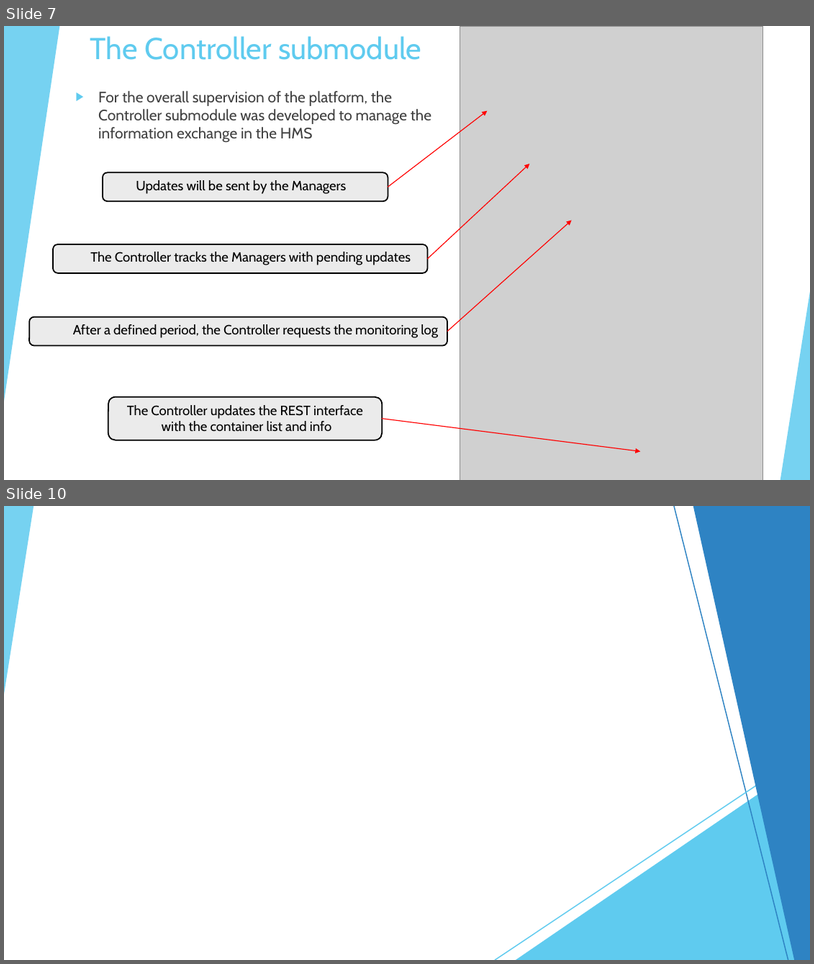
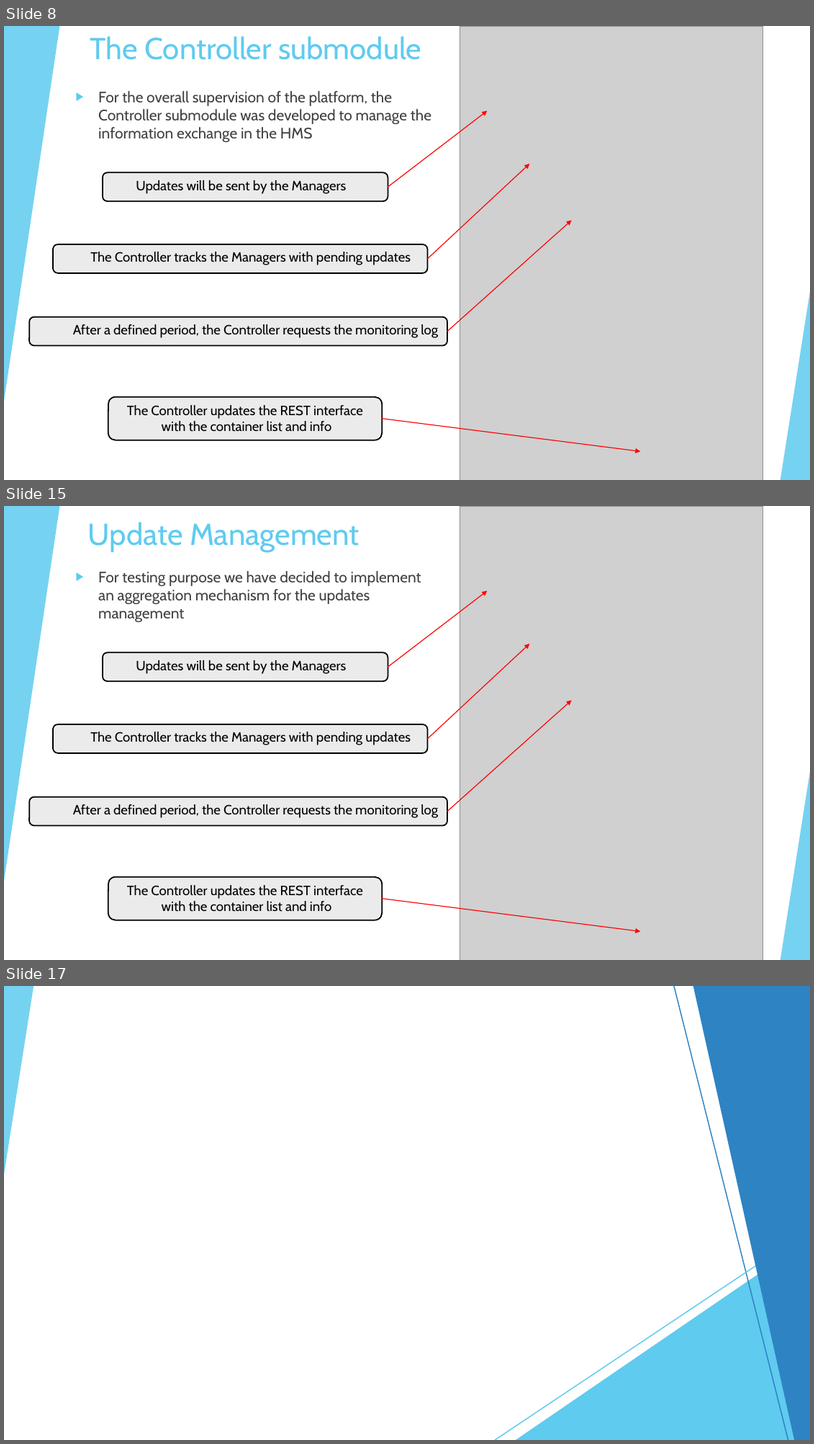
Before and after one commit to BarsantiNicola/DockerHealthMonitoring, a slide deck: Documentation/Cloud-Computing-Proj-Presentation.pptx. Shown one above the other, each under a label of ours: slides 7 and 10 before the commit, slides 8, 15 and 17 after it; the slides between them are not shown. The pictures are 814x964 and 814x1444 pixels, drawn with LibreOffice and Linux fonts; fonts in the diff are those of the drawing; grey boxes stand for pictures. Boxes give left, top, right and bottom in pixels: in the first picture for what was removed or moved away, otherwise in the second. Text is boxed around its words. In the diff, an @@ line names an element or a change of style, - is before the commit and + after.

```diff
--- a/Documentation/Cloud-Computing-Proj-Presentation.pptx
+++ b/Documentation/Cloud-Computing-Proj-Presentation.pptx
@@ slide 15 added at bbox=[4, 506, 810, 960], background #FFFFFF; not listed: 10 template elements that a slide beside it also shows @@
@@ rectangle added at bbox=[4, 506, 810, 960], fill #FFFFFF @@
@@ triangle added at bbox=[4, 506, 59, 881], fill #5FCBEF at 85% opacity @@
@@ title added at bbox=[88, 522, 360, 552], 36 pt, text #5FCBEF @@
+Update Management
@@ picture added at bbox=[460, 506, 763, 960] @@
@@ text added at bbox=[98, 571, 422, 622], 18 pt, text #404040 @@
+▶ For testing purpose we have decided to implement an aggregation mechanism for the updates management
@@ arrow added from (388, 667) to (487, 591), #FF0000 1 pt @@
@@ rounded rectangle added at bbox=[103, 652, 388, 681], fill #EBEBEB, outline #000000 1.5 pt @@
@@ arrow added from (428, 739) to (530, 644), #FF0000 1 pt @@
@@ text added at bbox=[136, 660, 347, 674], 16 pt, text #000000 @@
+Updates will be sent by the Managers
@@ arrow added from (448, 811) to (572, 700), #FF0000 1 pt @@
@@ rounded rectangle added at bbox=[53, 724, 428, 753], fill #EBEBEB, outline #000000 1.5 pt @@
@@ text added at bbox=[90, 731, 411, 745], 16 pt, text #000000 @@
+The Controller tracks the Managers with pending updates
@@ triangle added at bbox=[781, 772, 810, 960], fill #5FCBEF at 85% opacity @@
@@ rounded rectangle added at bbox=[29, 797, 448, 826], fill #EBEBEB, outline #000000 1.5 pt @@
@@ text added at bbox=[73, 804, 438, 818], 16 pt, text #000000 @@
+After a defined period, the Controller requests the monitoring log
@@ rounded rectangle added at bbox=[108, 877, 382, 920], fill #EBEBEB, outline #000000 1.5 pt @@
@@ text added at bbox=[127, 885, 363, 911], 16 pt, text #000000 @@
+The Controller updates the REST interface
+with the container list and info
@@ arrow added from (382, 898) to (641, 932), #FF0000 1 pt @@
@@ what was slide 7 is now slide 8 @@
@@ what was slide 10 is now slide 17 @@
```
Also in this commit, not shown: 2 slides changed, 7 other slides added, 2 slides removed.
